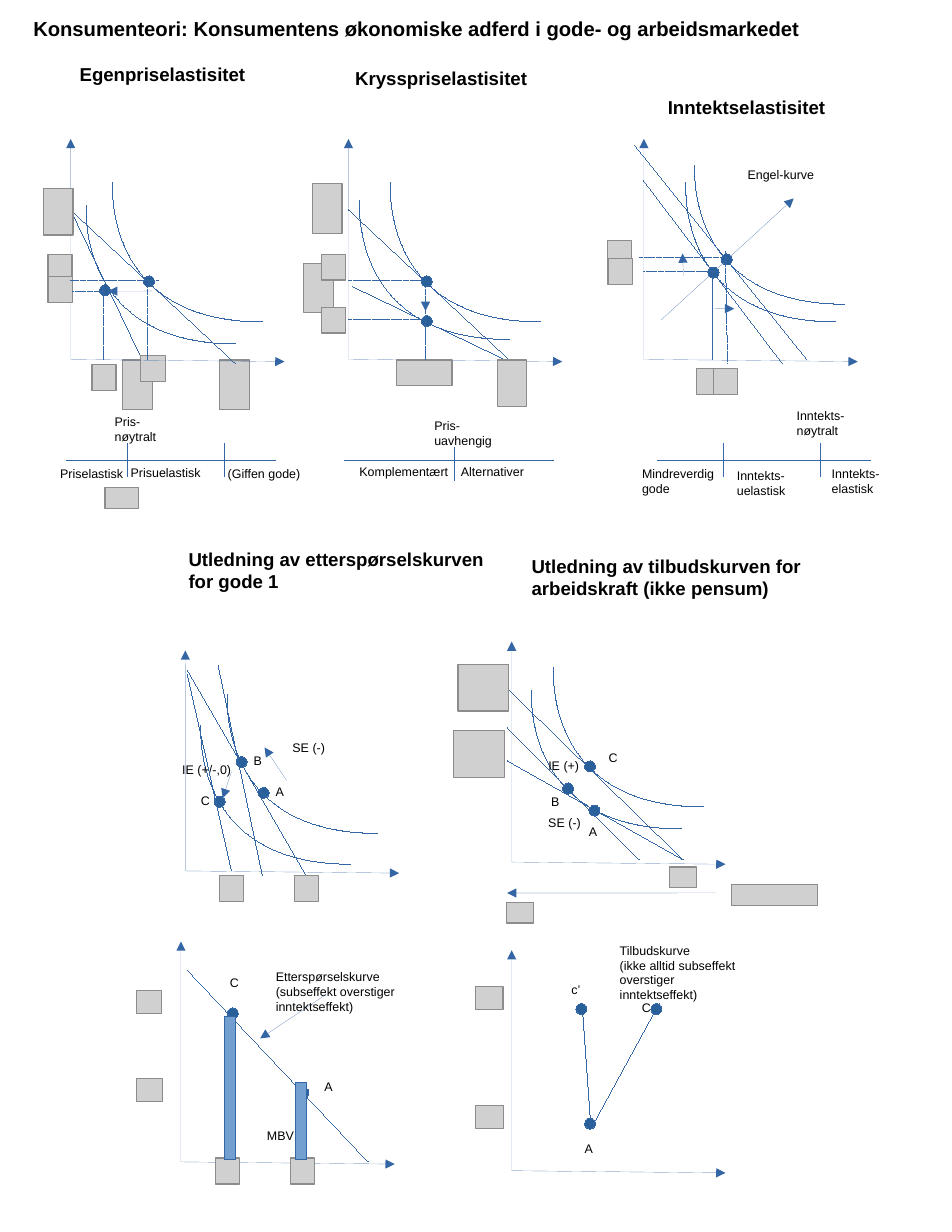
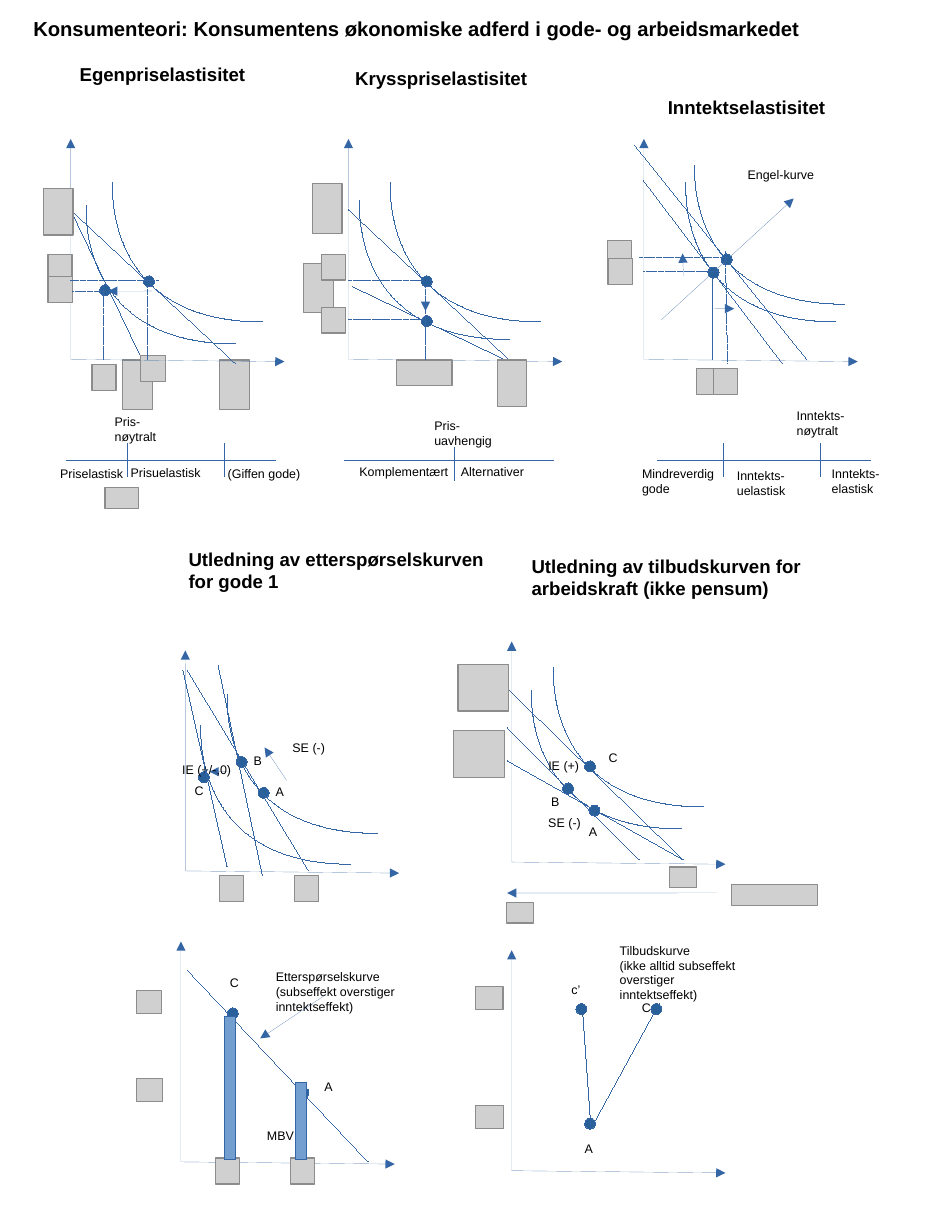
Before and after one commit to joernih/SFB10816Mikrooekonomi, a slide deck: slide 10 of forelesninger/drawio/alle_halden6.odp. Drawn at 952x1232 pixels with LibreOffice and Linux fonts; fonts in the diff are those of the drawing; grey boxes stand for pictures; background and template pictures are left out. Boxes give left, top, right and bottom in pixels: in the first picture for what was removed or moved away, otherwise in the second. Text is boxed around its words. In the diff, an @@ line names an element or a change of style, - is before the commit and + after.

```diff
--- a/forelesninger/drawio/alle_halden6.odp
+++ b/forelesninger/drawio/alle_halden6.odp
@@ line moved from (187, 674) - (232, 871) to (183, 670) - (227, 867) @@
@@ line moved from (187, 670) - (309, 879) to (187, 670) - (309, 871) @@
@@ text "C": place and size @@
-text "C" at box(201, 796, 210, 805)
+text "C" at box(195, 786, 204, 795)
@@ ellipse: place and size @@
-ellipse at box(214, 796, 225, 808)
+ellipse at box(198, 772, 209, 783)
@@ arrow moved from (232, 772) - (223, 799) to (232, 772) - (209, 772) @@
```
Also in this commit, not shown: 17 other files.
